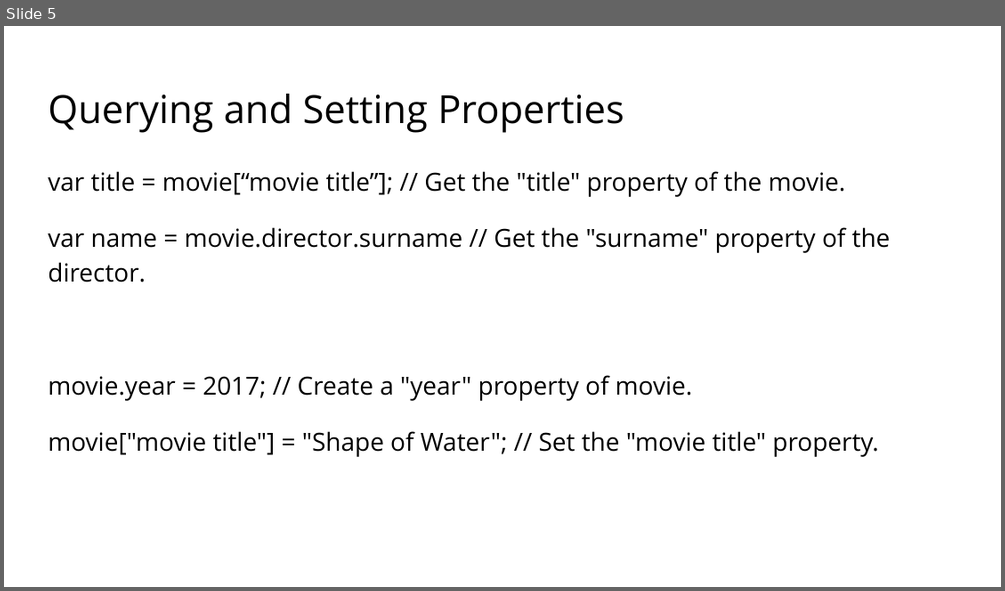
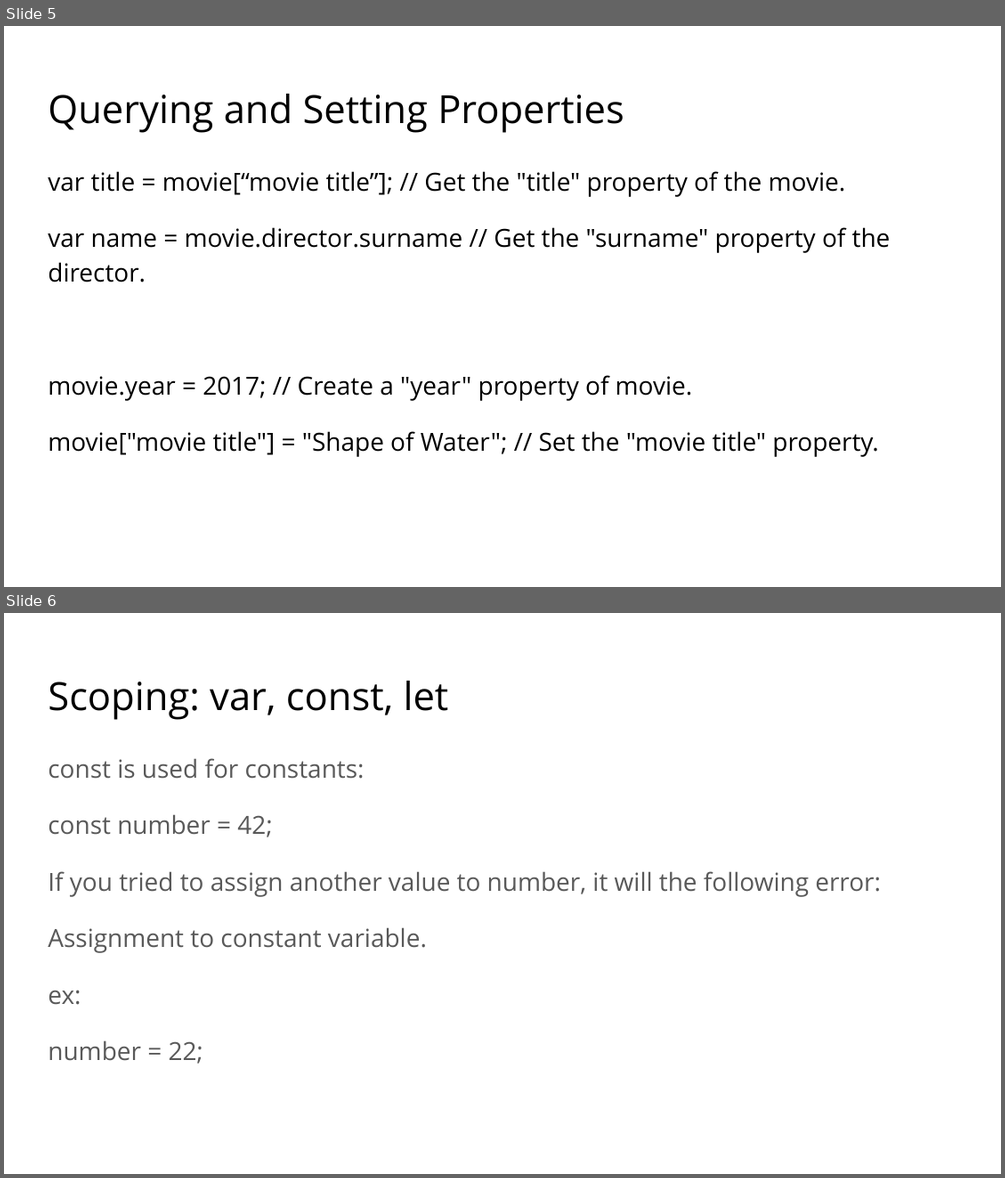
Before and after one commit to ng-peter/EQ_Javascript_L1, a slide deck: Javascript - WK05.pptx. Shown one above the other, each under a label of ours: slide 5 before the commit, slides 5 and 6 after it. The pictures are 1005x591 and 1005x1178 pixels, drawn with LibreOffice and Linux fonts; fonts in the diff are those of the drawing. Boxes give left, top, right and bottom in pixels: in the first picture for what was removed or moved away, otherwise in the second. Text is boxed around its words. In the diff, an @@ line names an element or a change of style, - is before the commit and + after.

```diff
--- a/Javascript - WK05.pptx
+++ b/Javascript - WK05.pptx
@@ slide 6 added at (x1=4, y1=613, x2=1001, y2=1174), background #FFFFFF @@
@@ title added at (x1=48, y1=681, x2=449, y2=720), 28 pt, text #000000 @@
+Scoping: var, const, let
@@ text added at (x1=48, y1=758, x2=881, y2=1063), 18 pt, text #595959 @@
+const is used for constants:
+const number = 42;
+If you tried to assign another value to number, it will the following error:
+Assignment to constant variable.
+ex:
+number = 22;
```
Also in this commit, not shown: 5 slides changed.
